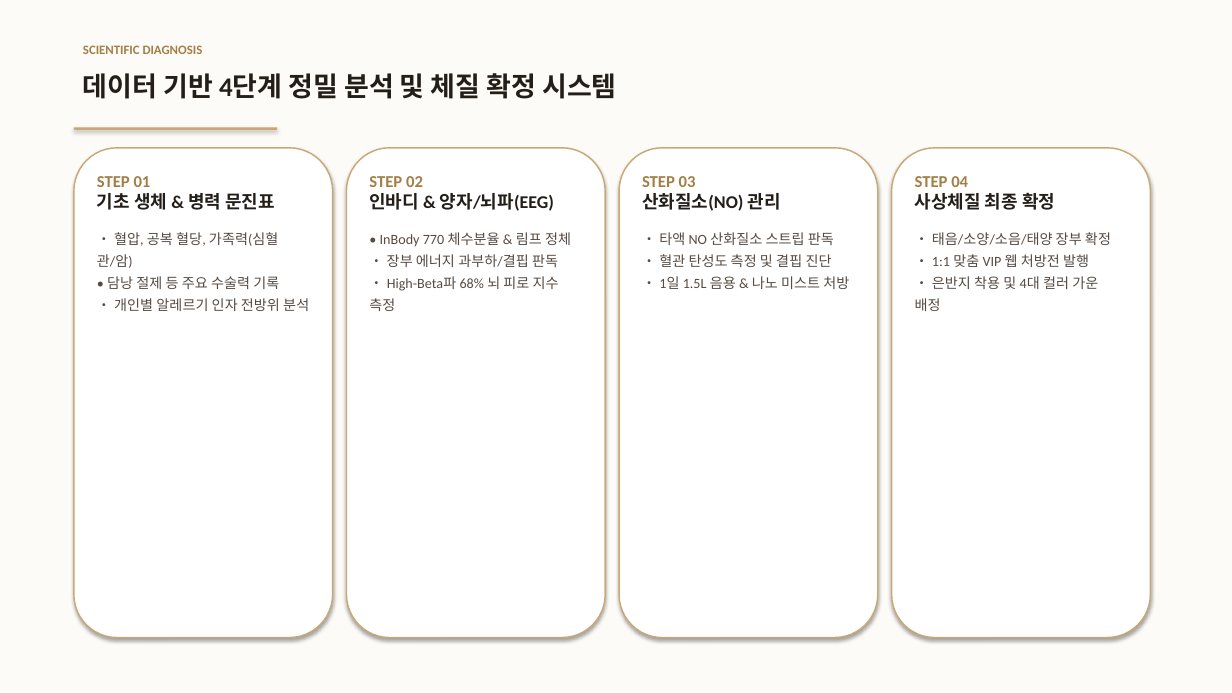
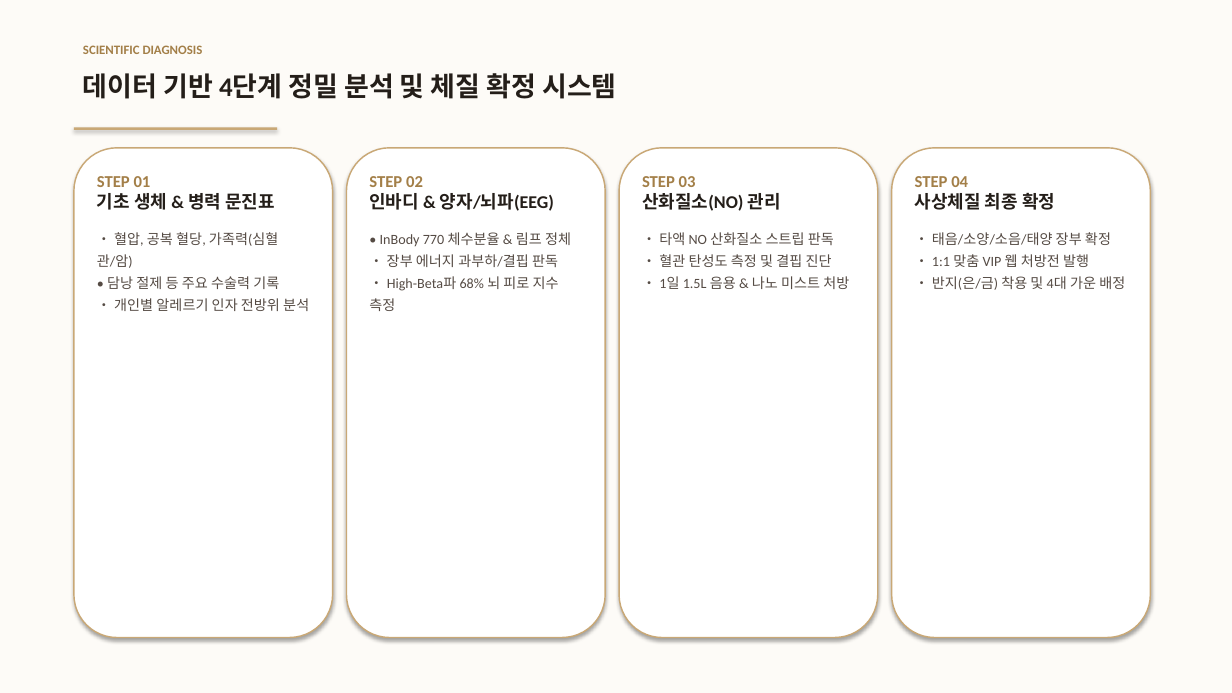
Before and after one commit to ryujean77/ryujean-slides, a slide deck: slide 12 of sasang-spa/사상체질_프리미엄_스파_프로젝트_제안서_발표자료.pptx. Drawn at 1232x693 pixels with LibreOffice and Linux fonts; fonts in the diff are those of the drawing. Boxes give left, top, right and bottom in pixels: in the first picture for what was removed or moved away, otherwise in the second. Text is boxed around its words. In the diff, an @@ line names an element or a change of style, - is before the commit and + after.

Commit message:
fix: 체질별 은반지 및 금반지 착용 부위 의전 매뉴얼 정확한 기준 반영

```diff
--- a/sasang-spa/사상체질_프리미엄_스파_프로젝트_제안서_발표자료.pptx
+++ b/sasang-spa/사상체질_프리미엄_스파_프로젝트_제안서_발표자료.pptx
@@ text at bbox=[932, 232, 1125, 290]: text changed @@
-• 태음/소양/소음/태양 장부 확정
-• 1:1 맞춤 VIP 웹 처방전 발행
-• 은반지 착용 및 4대 컬러 가운 배정
+• 태음/소양/소음/태양 장부 확정
+• 1:1 맞춤 VIP 웹 처방전 발행
+• 반지(은/금) 착용 및 4대 가운 배정
```
Also in this commit, not shown: 4 other slides changed, 4 other files.
